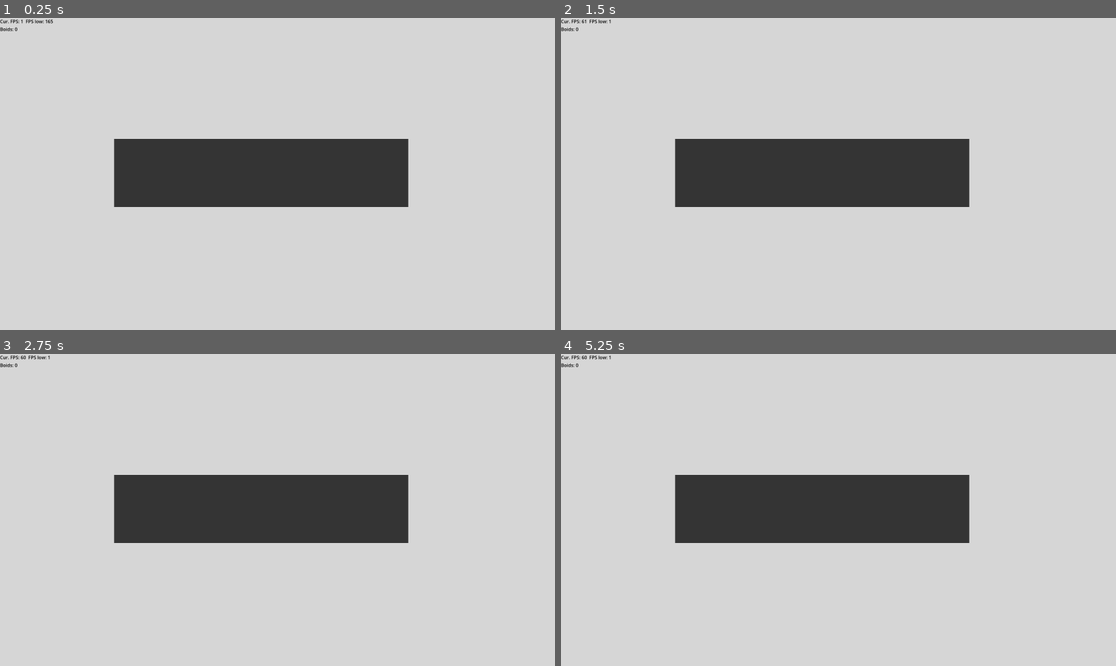
Above: before the commit, frames 1-4 (two rows, left to right).
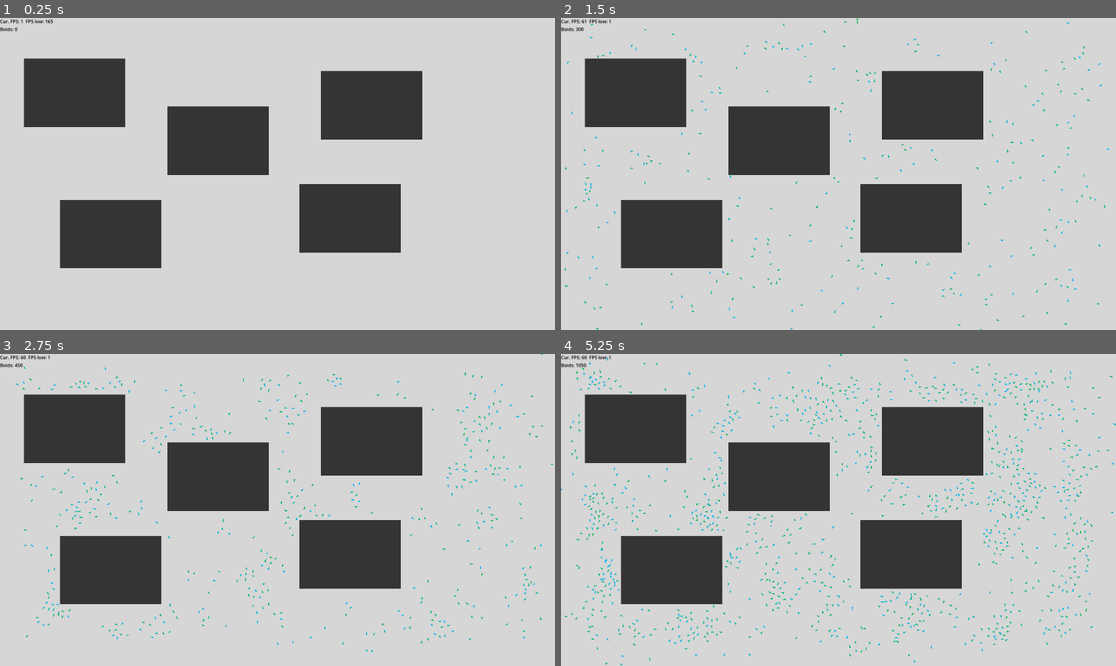
Above: after the commit, the same moments.

Repository: flamepineapple9/Boids
Game: Godot game, scene res://Scenes/Main.tscn
Same seed, same stepped clock (60 frames per second), same inputs: the game is played once before the commit and once after it.
Inputs (mouse positions are in pixels of both pictures, inside the frame that each line leads up to):
- Up to frame 1 (0.25 s): no input
- Up to frame 2 (1.5 s): tap Enter at 0.5 s; move the mouse to (960, 158) at 0.52 s; tap Space (start) at 0.6, 1.35 s; move the mouse to (727, 189) at 1.27 s
- Up to frame 3 (2.75 s): move the mouse to (333, 441) at 2.02 s; tap Space (start) at 2.1 s
- Up to frame 4 (5.25 s): move the mouse to (810, 572) at 2.77 s; tap Space (start) every 0.75 s from 2.85 to 5.1 s; move the mouse to (1005, 556) at 3.52 s; move the mouse to (672, 463) at 4.27 s; move the mouse to (866, 510) at 5.02 s

The runs differ from the first frame. In frame 1, 24% of the frame differs, in the area x 4-77%, y 12-81%; in frame 2, 25%; in frame 3, 25%; in frame 4, 27%, in the area x 0-100%, y 0-100%.
Error before the commit: Attempt to call function 'has_point' in base 'null instance' on a null instance. (res://scripts/FlockSpawner.gd:19)

Commit message:
speed change

Diff:
--- a/Scenes/Boid.tscn
+++ b/Scenes/Boid.tscn
@@ -32,29 +32,25 @@
 [node name="Rays" type="Node2D" parent="."]
 
 [node name="RayCast" type="RayCast2D" parent="Rays"]
-target_position = Vector2(50, -50)
+target_position = Vector2(20, -80)
 collision_mask = 8
-hit_from_inside = true
 collide_with_areas = true
 collide_with_bodies = false
 
 [node name="RayCast2" type="RayCast2D" parent="Rays"]
-scale = Vector2(1, 1)
-target_position = Vector2(130, -20)
+target_position = Vector2(160, -20)
 collision_mask = 8
-hit_from_inside = true
 collide_with_areas = true
 collide_with_bodies = false
 
 [node name="RayCast3" type="RayCast2D" parent="Rays"]
-target_position = Vector2(160, 20)
+target_position = Vector2(142.5, 20)
 collision_mask = 8
-hit_from_inside = true
 collide_with_areas = true
 collide_with_bodies = false
 
 [node name="RayCast4" type="RayCast2D" parent="Rays"]
-target_position = Vector2(50, 60)
+target_position = Vector2(20, 80)
 collision_mask = 8
 collide_with_areas = true
 collide_with_bodies = false
--- a/Scenes/Main.tscn
+++ b/Scenes/Main.tscn
@@ -16,16 +16,77 @@
 [node name="Obstacles" type="Node2D" parent="flockSpawner"]
 
 [node name="Square" type="Area2D" parent="flockSpawner/Obstacles"]
-position = Vector2(904, 536)
-scale = Vector2(6.35629, 1.4795)
+position = Vector2(754, 425)
+scale = Vector2(2.19629, 1.4795)
 collision_layer = 8
 collision_mask = 128
 
 [node name="CollisionShape2D" type="CollisionShape2D" parent="flockSpawner/Obstacles/Square"]
+scale = Vector2(1, 1)
 shape = SubResource("RectangleShape2D_23jxf")
 
 [node name="Polygon2D" type="Polygon2D" parent="flockSpawner/Obstacles/Square"]
 color = Color(0.203922, 0.203922, 0.203922, 1)
 polygon = PackedVector2Array(-80, -80, 80, -80, 80, 80, -80, 80)
 
+[node name="Square2" type="Area2D" parent="flockSpawner/Obstacles"]
+position = Vector2(383, 748)
+scale = Vector2(2.19629, 1.4795)
+collision_layer = 8
+collision_mask = 128
+
+[node name="CollisionShape2D" type="CollisionShape2D" parent="flockSpawner/Obstacles/Square2"]
+scale = Vector2(1, 1)
+shape = SubResource("RectangleShape2D_23jxf")
+
+[node name="Polygon2D" type="Polygon2D" parent="flockSpawner/Obstacles/Square2"]
+color = Color(0.203922, 0.203922, 0.203922, 1)
+polygon = PackedVector2Array(-80, -80, 80, -80, 80, 80, -80, 80)
+
+[node name="Square3" type="Area2D" parent="flockSpawner/Obstacles"]
+position = Vector2(258, 259)
+scale = Vector2(2.19629, 1.4795)
+collision_layer = 8
+collision_mask = 128
+
+[node name="CollisionShape2D" type="CollisionShape2D" parent="flockSpawner/Obstacles/Square3"]
+scale = Vector2(1, 1)
+shape = SubResource("RectangleShape2D_23jxf")
+
+[node name="Polygon2D" type="Polygon2D" parent="flockSpawner/Obstacles/Square3"]
+color = Color(0.203922, 0.203922, 0.203922, 1)
+polygon = PackedVector2Array(-80, -80, 80, -80, 80, 80, -80, 80)
+
+[node name="Square4" type="Area2D" parent="flockSpawner/Obstacles"]
+position = Vector2(1286, 302)
+scale = Vector2(2.19629, 1.4795)
+collision_layer = 8
+collision_mask = 128
+
+[node name="CollisionShape2D" type="CollisionShape2D" parent="flockSpawner/Obstacles/Square4"]
+scale = Vector2(1, 1)
+shape = SubResource("RectangleShape2D_23jxf")
+
+[node name="Polygon2D" type="Polygon2D" parent="flockSpawner/Obstacles/Square4"]
+color = Color(0.203922, 0.203922, 0.203922, 1)
+polygon = PackedVector2Array(-80, -80, 80, -80, 80, 80, -80, 80)
+
+[node name="Square5" type="Area2D" parent="flockSpawner/Obstacles"]
+position = Vector2(1211, 694)
+scale = Vector2(2.19629, 1.4795)
+collision_layer = 8
+collision_mask = 128
+
+[node name="CollisionShape2D" type="CollisionShape2D" parent="flockSpawner/Obstacles/Square5"]
+scale = Vector2(1, 1)
+shape = SubResource("RectangleShape2D_23jxf")
+
+[node name="Polygon2D" type="Polygon2D" parent="flockSpawner/Obstacles/Square5"]
+color = Color(0.203922, 0.203922, 0.203922, 1)
+polygon = PackedVector2Array(-80, -80, 80, -80, 80, 80, -80, 80)
+
 [connection signal="area_entered" from="flockSpawner/Obstacles/Square" to="flockSpawner" method="_on_square_area_entered"]
+[connection signal="area_entered" from="flockSpawner/Obstacles/Square2" to="flockSpawner" method="_on_square_area_entered"]
+[connection signal="area_entered" from="flockSpawner/Obstacles/Square3" to="flockSpawner" method="_on_square_area_entered"]
+[connection signal="area_entered" from="flockSpawner/Obstacles/Square4" to="flockSpawner" method="_on_square_area_entered"]
+[connection signal="area_entered" from="flockSpawner/Obstacles/Square5" to="flockSpawner" method="_on_square_area_entered"]
--- a/project.godot
+++ b/project.godot
@@ -24,7 +24,6 @@
 
 window/size/viewport_width=1920
 window/size/viewport_height=1080
-window/size/mode=3
 
 [input]
 
--- a/scripts/Boid.gd
+++ b/scripts/Boid.gd
@@ -2,7 +2,7 @@
 
 var startScale: float = .25
 var vel: Vector2 = Vector2.ZERO
-var speed: int = 1000 * startScale
+var speed: int = 600 * startScale
 var localBoids: Array = []
 
 var c: Vector2 = Vector2.ZERO
@@ -102,4 +102,4 @@
 	if $Rays/RayCast4.is_colliding():
 		c += ($Rays/RayCast4.position - $Rays/RayCast4.target_position).rotated(rotation)
 
-	return c/350
+	return c/400
--- a/scripts/FlockSpawner.gd
+++ b/scripts/FlockSpawner.gd
@@ -2,7 +2,7 @@
 
 var boidLoad = preload("res://Scenes/Boid.tscn")
 
-var boids: int = 250
+var boids: int = 150
 var start: bool = false
 var pos: Vector2 = Vector2.ZERO
 
@@ -16,8 +16,8 @@
 	if Input.is_action_just_pressed("start"):
 		for i in range(boids):
 			pos = Vector2(randi_range(0,get_viewport_rect().size.x), randi_range(0,get_viewport_rect().size.y))
-			while $spawnRect.has_point(pos):
-				pos = Vector2(randi_range(0,get_viewport_rect().size.x), randi_range(0,get_viewport_rect().size.y))
+#			while $spawnRect.has_point(pos):
+#				pos = Vector2(randi_range(0,get_viewport_rect().size.x), randi_range(0,get_viewport_rect().size.y))
 			var boidInstance = boidLoad.instantiate()
 			boidInstance.position = pos
 			boidInstance.rotation_degrees = randf_range(-360,360)
